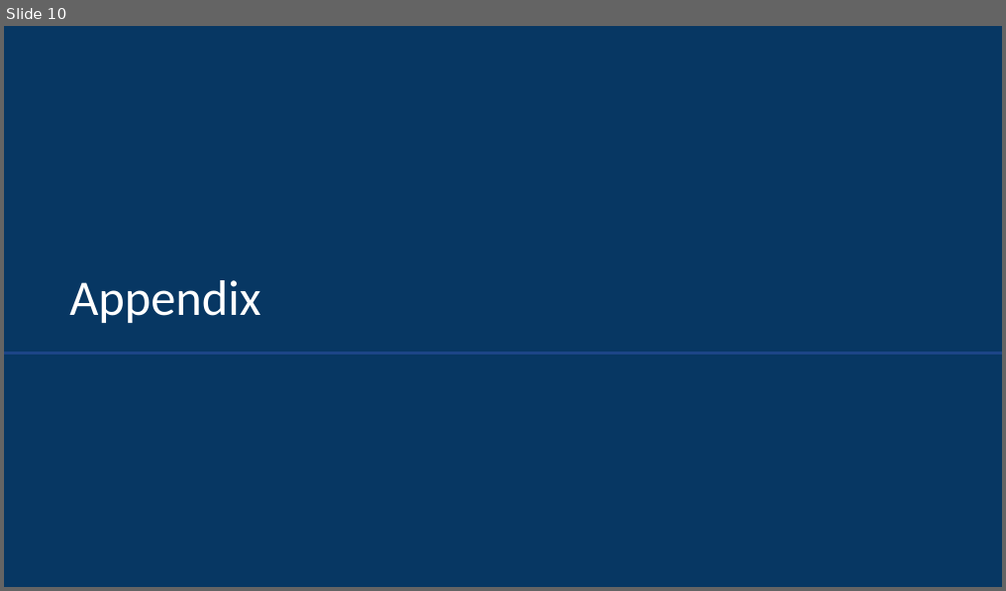
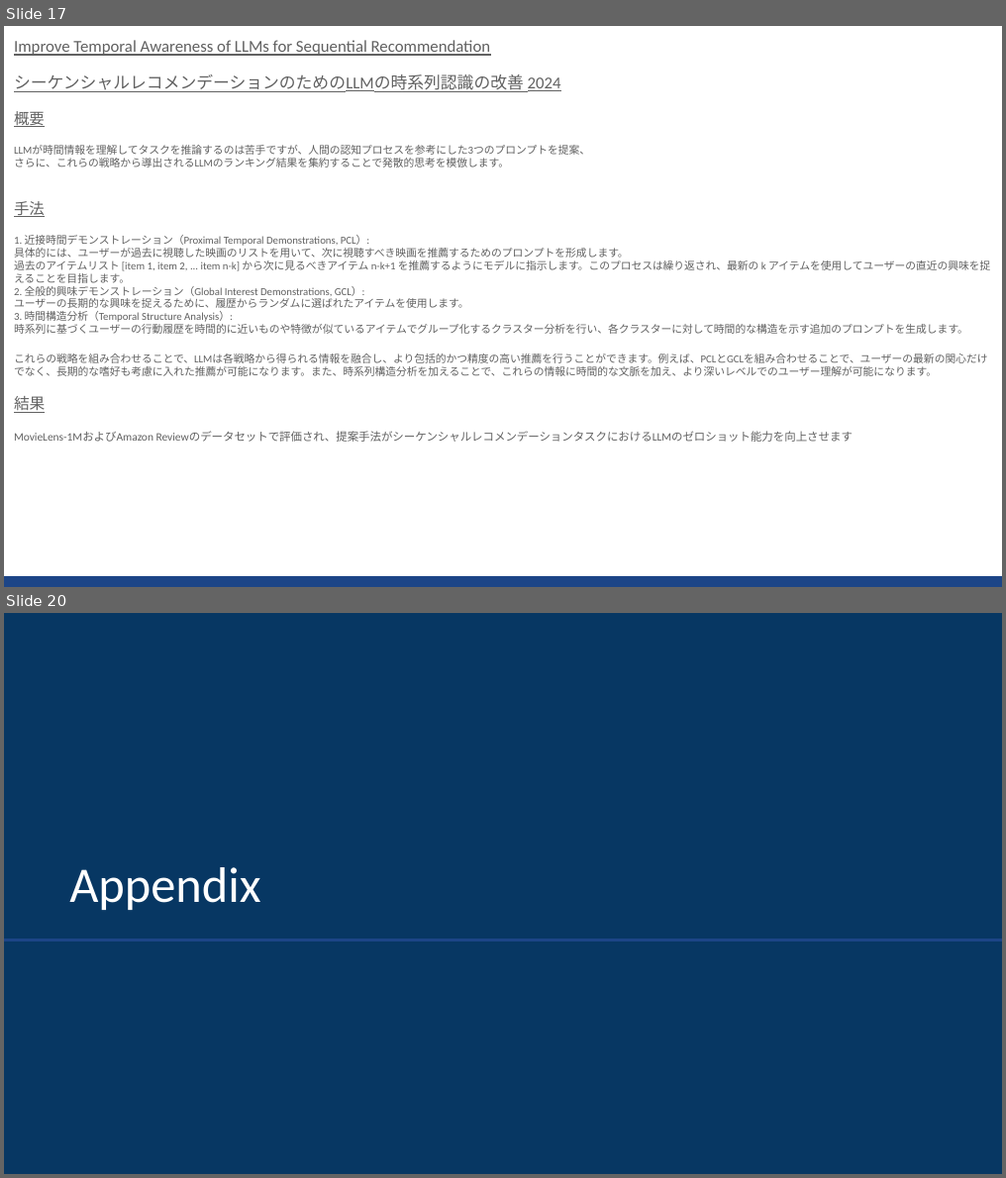
Before and after one commit to sekihan02/code_sundbox, a slide deck: 2024_LLM論文要約_5.pptx. Shown one above the other, each under a label of ours: slide 10 before the commit, slides 17 and 20 after it; the slides between them are not shown. The pictures are 1006x591 and 1006x1178 pixels, drawn with LibreOffice and Linux fonts; fonts in the diff are those of the drawing. Boxes give left, top, right and bottom in pixels: in the first picture for what was removed or moved away, otherwise in the second. Text is boxed around its words. In the diff, an @@ line names an element or a change of style, - is before the commit and + after.

```diff
--- a/2024_LLM論文要約_5.pptx
+++ b/2024_LLM論文要約_5.pptx
@@ slide 17 added at (4, 26, 1002, 587), background #FFFFFF @@
@@ text added at (14, 40, 990, 442), 7.6 pt, text #616161 @@
+Improve Temporal Awareness of LLMs for Sequential Recommendation
+シーケンシャルレコメンデーションのためのLLMの時系列認識の改善 2024
+概要
+LLMが時間情報を理解してタスクを推論するのは苦手ですが、人間の認知プロセスを参考にした3つのプロンプトを提案、
+さらに、これらの戦略から導出されるLLMのランキング結果を集約することで発散的思考を模倣します。
+手法
+1. 近接時間デモンストレーション（Proximal Temporal Demonstrations, PCL）:
+具体的には、ユーザーが過去に視聴した映画のリストを用いて、次に視聴すべき映画を推薦するためのプロンプトを形成します。
+過去のアイテムリスト [item 1, item 2, ... item n-k] から次に見るべきアイテム n-k+1 を推薦するようにモデルに指示します。このプロセスは繰り返され、最新の k アイテムを使用してユーザーの直近の興味を捉えることを目指します。
+2. 全般的興味デモンストレーション（Global Interest Demonstrations, GCL）:
+ユーザーの長期的な興味を捉えるために、履歴からランダムに選ばれたアイテムを使用します。
+3. 時間構造分析（Temporal Structure Analysis）:
+時系列に基づくユーザーの行動履歴を時間的に近いものや特徴が似ているアイテムでグループ化するクラスター分析を行い、各クラスターに対して時間的な構造を示す追加のプロンプトを生成します。
+これらの戦略を組み合わせることで、LLMは各戦略から得られる情報を融合し、より包括的かつ精度の高い推薦を行うことができます。例えば、PCLとGCLを組み合わせることで、ユーザーの最新の関心だけでなく、長期的な嗜好も考慮に入れた推薦が可能になります。また、時系列構造分析を加えることで、これらの情報に時間的な文脈を加え、より深いレベルでのユーザー理解が可能になります。
+結果
+MovieLens-1MおよびAmazon Reviewのデータセットで評価され、提案手法がシーケンシャルレコメンデーションタスクにおけるLLMのゼロショット能力を向上させます
@@ rectangle added at (4, 576, 1002, 587), fill #1C4587 @@
@@ what was slide 10 is now slide 20 @@
```
Also in this commit, not shown: 3 slides changed, 9 other slides added, 1 other file.
